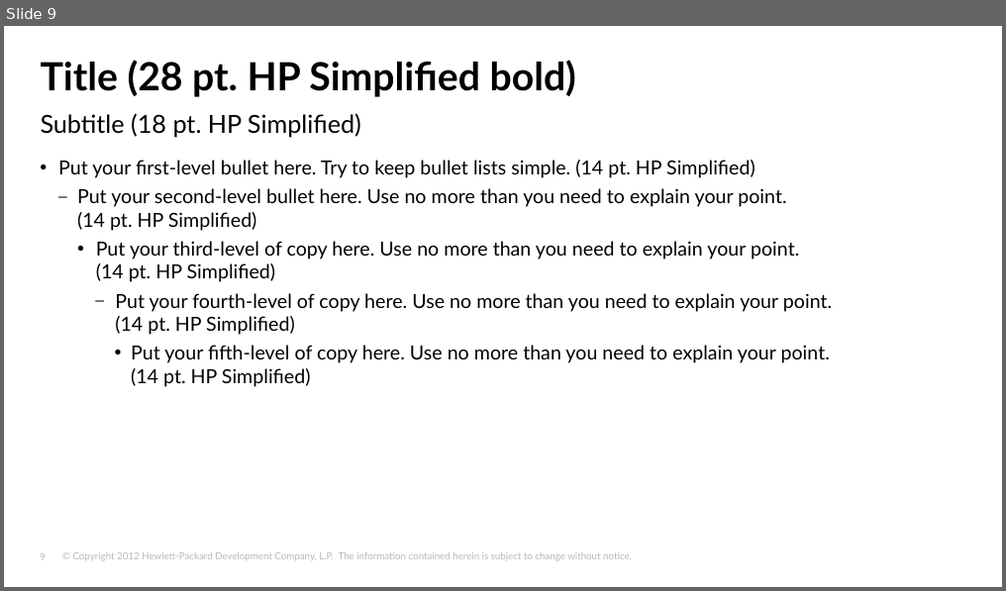
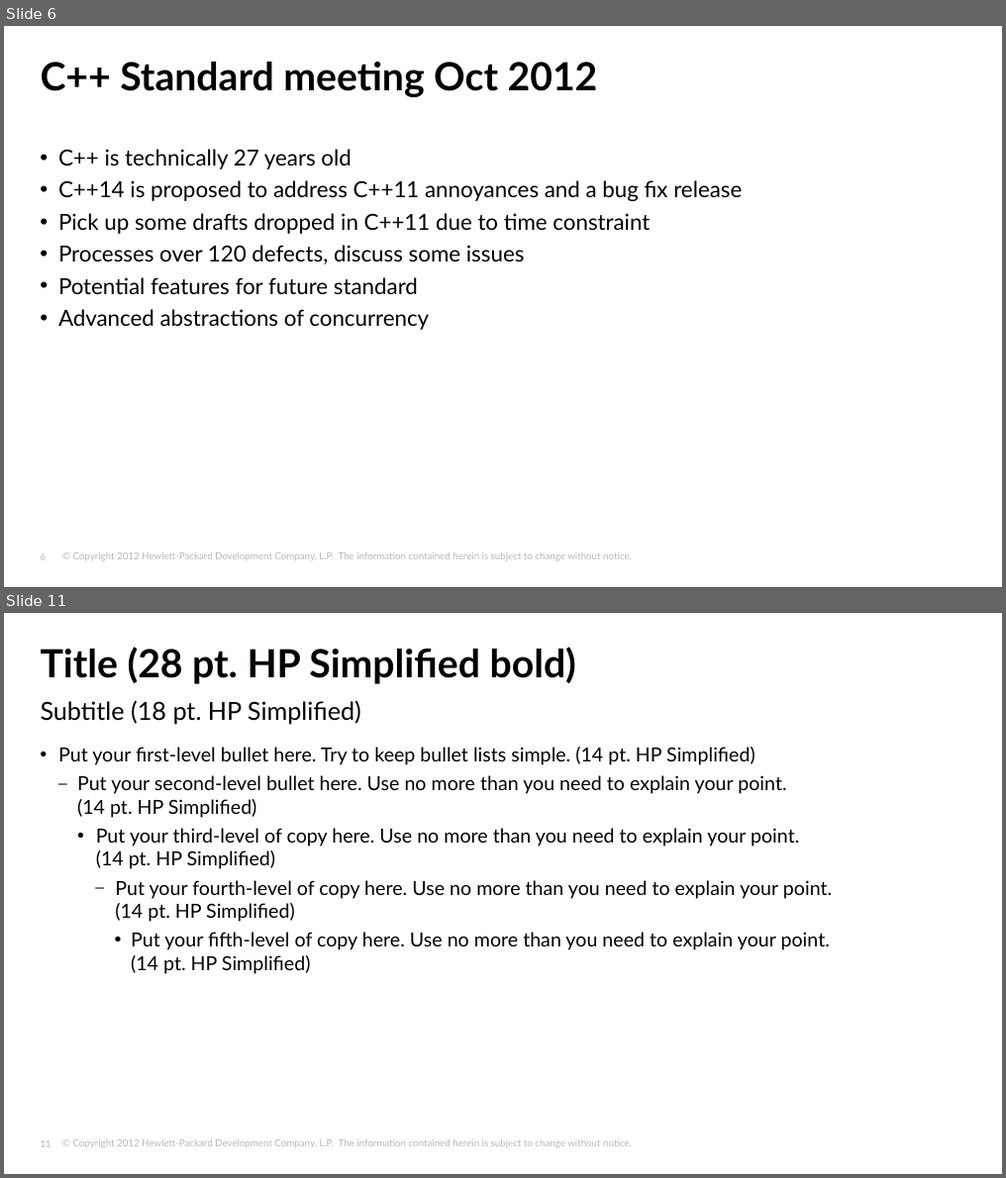
Before and after one commit to tjliupeng/CPP11, a slide deck: C++11.pptx. Shown one above the other, each under a label of ours: slide 9 before the commit, slides 6 and 11 after it; the slides between them are not shown. The pictures are 1006x591 and 1006x1178 pixels, drawn with LibreOffice and Linux fonts; fonts in the diff are those of the drawing; background and template pictures are left out. Boxes give left, top, right and bottom in pixels: in the first picture for what was removed or moved away, otherwise in the second. Text is boxed around its words. In the diff, an @@ line names an element or a change of style, - is before the commit and + after.

```diff
--- a/C++11.pptx
+++ b/C++11.pptx
@@ slide 6 added at (4, 26, 1002, 587), background #FFFFFF; not listed: 2 template elements that a slide beside it also shows @@
@@ title added at (41, 62, 598, 97), 28 pt, text #000000, bold @@
+C++ Standard meeting Oct 2012
@@ text added at (58, 149, 742, 330), 16 pt, text #000000 @@
+    • C++ is technically 27 years old
+    • C++14 is proposed to address C++11 annoyances and a bug fix release
+    • Pick up some drafts dropped in C++11 due to time constraint
+    • Processes over 120 defects, discuss some issues
+    • Potential features for future standard
+    • Advanced abstractions of concurrency
@@ what was slide 9 is now slide 11 @@
@@ page number at (40, 1141, 51, 1148): text changed @@
-9
+11
```
Also in this commit, not shown: 9 other slides added, 8 slides removed.
